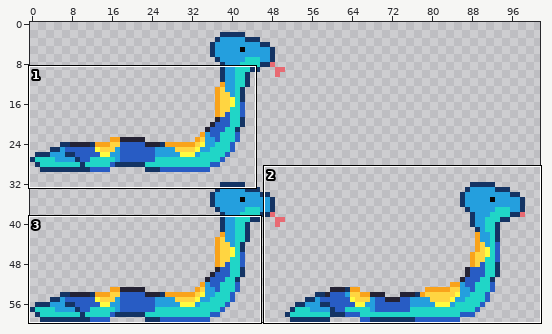
Sprite sheet: sprites/entite/serpent_bleu/tileset.png. The picture above shows the old version from afar; the outline marks the close-up.
Close-up. Old version:
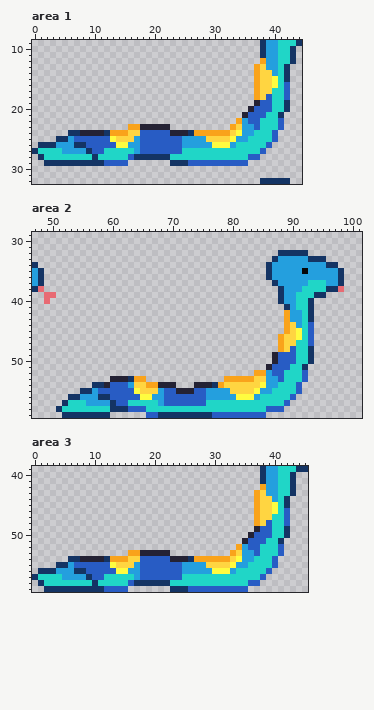
The file is 102x60 pixels. Shown: area 1: x 0..44, y 9..32; area 2: x 47..101, y 29..59; area 3: x 0..45, y 39..59.
And afterwards:
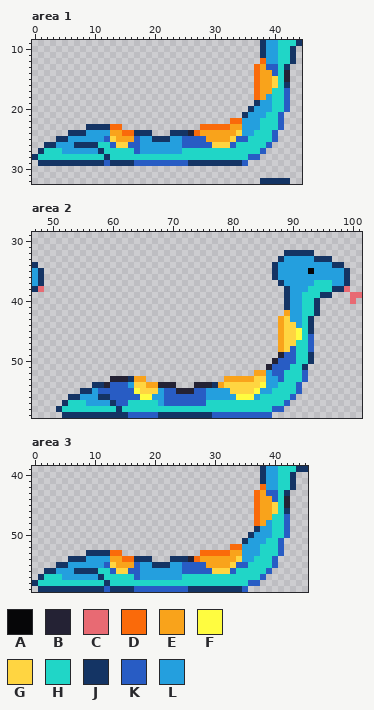
Palette (. is transparent): A #060608  B #242234  C #e86a73  D #fa6a0a  E #f9a31b  F #fffc40  G #ffd541  H #20d6c7  J #143464  K #285cc4  L #249fde
The edit:
Area 1:
y 12: x 38 E -> D
y 13: x 37..40 EGLL -> DEKK
y 14: x 37..40 EGGL -> DEEK; x 42 J -> B
y 15: x 37..40 EGGF -> DEEG; x 42 J -> B
y 16: x 37..40 EGGF -> DEEG; x 42 K -> J
y 17: x 37..39 EGG -> DEE
y 18: x 37..39 EGK -> DEL
y 19: x 37..39 BKK -> JLL; x 42 J -> K
y 20: x 36..39 BKKK -> JLLL; x 42 J -> K
y 21: x 35..38 BKKK -> JLLL; x 41 J -> K
y 22: x 33..34 .E -> DD; x 36..37 KK -> LL
y 23: x 9..14 ...... -> JJJJDD; x 16..22 EEBBBBB -> .......; x 28..32 ..... -> DDDDD; x 34 G -> E; x 37 K -> L
y 24: x 8..12 BBBBJ -> JLLLL; x 15..27 EGGKKKKKBBBJE -> DDJJJ...JJJBD; x 33..34 GF -> EG
y 25: x 7..11 KKKKK -> LLLLL; x 13..35 FGGGLKKKKKKKLLLLGGGGFLL -> GEEEKLLJJJLLKKKKEEEEGKK
y 26: x 1 J -> .; x 9..12 KKKK -> JJHH; x 14..33 FFLLKKKKKKKLLLLLFFFL -> GGKKLLLLLLLKKKKKGGGK
y 27: x 0..1 JH -> .J; x 9..11 JKK -> LLJ; x 17..24 LKKKKKKK -> KLLLLLLL
y 28: x 0..1 .J -> JH; x 10 J -> H; x 12 H -> J; x 16..22 KJJJJJJ -> HHHHHHH
y 29: x 1 . -> J; x 13..34 KKK.......JJJKKKKKKKKK -> JJJJKKKKKKKKKJJJJJJJJJ
Area 2:
y 32: x 88 J -> .; x 93 . -> J
y 33: x 87..88 JL -> .J; x 93 J -> L; x 96 . -> J
y 34: x 86..87 JL -> .J; x 96 J -> L; x 98 . -> J
y 35: x 86..87 JL -> .J; x 92..93 AL -> LA; x 98..99 J. -> LJ
y 36: x 86..87 JL -> .J; x 98..99 J. -> LJ
y 37: x 87..88 JL -> .J; x 93 H -> L; x 96 L -> H; x 98..99 J. -> LJ
y 38: x 88..89 JL -> .J; x 92 H -> L; x 96 J -> H; x 98..99 C. -> JC
y 39: x 49..50 CC -> ..; x 88..89 JL -> .J; x 91 H -> L; x 94 J -> H; x 96 . -> J; x 100..101 .. -> CC
y 40: x 49 C -> .; x 88..89 JL -> .J; x 91 H -> L; x 93..94 J. -> HJ; x 100 . -> C
y 41: x 91 H -> L; x 93..94 J. -> HJ
y 42: x 93..94 J. -> HJ
y 43: x 88..89 .E -> EG
y 44..45: x 88..89 .E -> EG; x 93 K -> J
y 48: x 93 J -> K
y 49: x 87..88 BK -> .B
y 58: x 60 J -> H; x 62..65 JKKK -> HHHH; x 86 K -> H
y 59: x 60..65 ...... -> JJJKKK; x 86 . -> K
Area 3:
y 42: x 38 E -> D
y 43: x 37..40 EGLL -> DEKK; x 42..43 HJ -> J.
y 44: x 37..40 EGGL -> DEEK; x 42 J -> B
y 45: x 37..40 EGGF -> DEEG; x 42 J -> B
y 46: x 37..40 EGGF -> DEEG; x 42 K -> J
y 47: x 37..39 EGG -> DEE
y 48: x 37..39 EGK -> DEL
y 49: x 37..39 BKK -> JLL; x 42 J -> K
y 50: x 36..39 BKKK -> JLLL; x 42 J -> K
y 51: x 35..38 BKKK -> JLLL; x 41 J -> K
y 52: x 33..34 .E -> DD; x 36..37 KK -> LL
y 53: x 9..14 ...... -> JJJJDD; x 16..22 EEBBBBB -> .......; x 28..32 ..... -> DDDDD; x 34 G -> E; x 37 K -> L
y 54: x 8..12 BBBBJ -> JLLLL; x 15..27 EGGKKKKKBBBJE -> DDJJJ...JJJBD; x 33..34 GF -> EG
y 55: x 7..11 KKKKK -> LLLLL; x 13..35 FGGGLKKKKKKKLLLLGGGGFLL -> GEEEKLLJJJLLKKKKEEEEGKK
y 56: x 1 J -> .; x 9..12 KKKK -> JJHH; x 14..33 FFLLKKKKKKKLLLLLFFFL -> GGKKLLLLLLLKKKKKGGGK
y 57: x 0..1 JH -> .J; x 9..11 JKK -> LLJ; x 17..24 LKKKKKKK -> KLLLLLLL
y 58: x 0..1 .J -> JH; x 10 J -> H; x 12 H -> J; x 16..22 KJJJJJJ -> HHHHHHH
y 59: x 1 . -> J; x 13..34 KKK.......JJJKKKKKKKKK -> JJJJKKKKKKKKKJJJJJJJJJ
Changed places in both close-ups, as pixel boxes (x1, y1, x2, y2):
changed: (74, 58, 290, 166)
changed: (32, 142, 44, 166)
changed: (266, 250, 362, 358)
erased: (44, 292, 56, 304)
changed: (110, 406, 146, 418)
changed: (266, 406, 272, 418)
changed: (74, 484, 296, 592)
changed: (32, 568, 44, 592)
